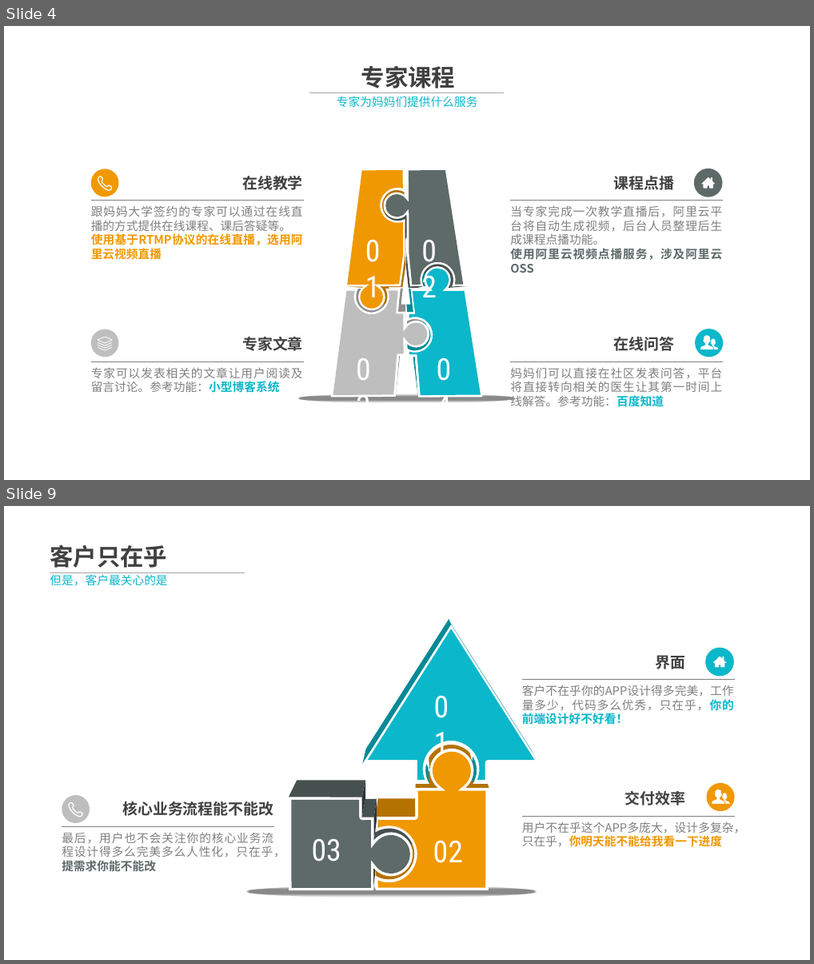
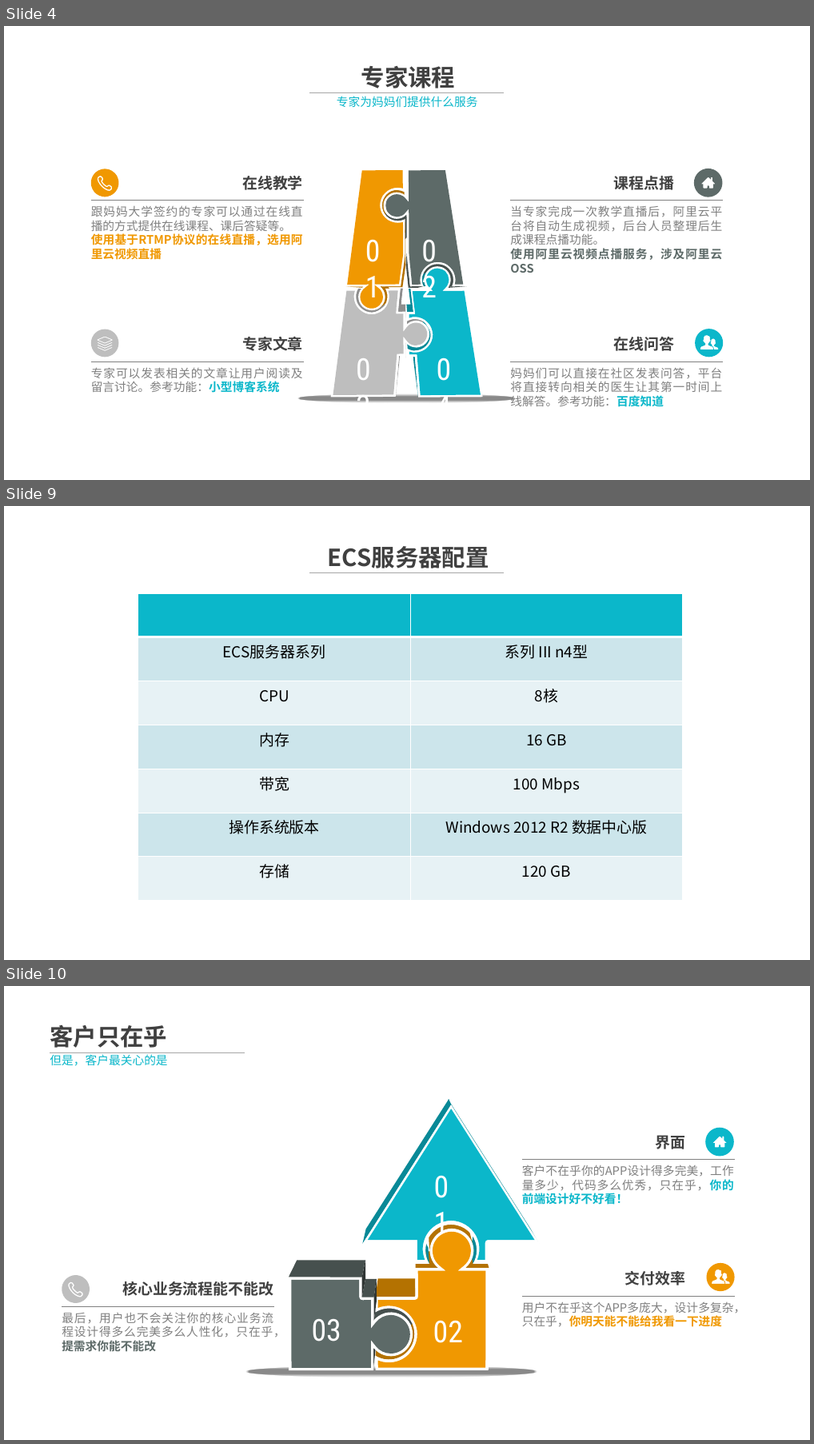
Before and after one commit to alucard263096/mamaudoc, a slide deck: 妈妈大学 技术方案.pptx. Shown one above the other, each under a label of ours: slides 4 and 9 before the commit, slides 4, 9 and 10 after it; the slides between them are not shown. The pictures are 814x964 and 814x1444 pixels, drawn with LibreOffice and Linux fonts; fonts in the diff are those of the drawing; background and template pictures are left out. Boxes give left, top, right and bottom in pixels: in the first picture for what was removed or moved away, otherwise in the second. Text is boxed around its words. In the diff, an @@ line names an element or a change of style, - is before the commit and + after.

```diff
--- a/妈妈大学 技术方案.pptx
+++ b/妈妈大学 技术方案.pptx
@@ slide 9 added at [4,506,810,960], background picture (left out); not listed: 1 template element that a slide beside it also shows @@
@@ text added at [328,546,490,573], 28 pt, text #404040, bold @@
+ECS服务器配置
@@ line added from (310, 572) to (504, 572), #A6A6A6 0.5 pt @@
@@ table added at [138,594,682,900], 7 rows, 2 columns @@
+ | 
+ECS服务器系列 | 系列 III n4型
+CPU | 8核
+内存 | 16 GB
+带宽 | 100 Mbps
+操作系统版本 | Windows 2012 R2 数据中心版
+存储 | 120 GB
@@ what was slide 9 is now slide 10 @@
```
Also in this commit, not shown: 1 other slide added, 1 slide removed.
